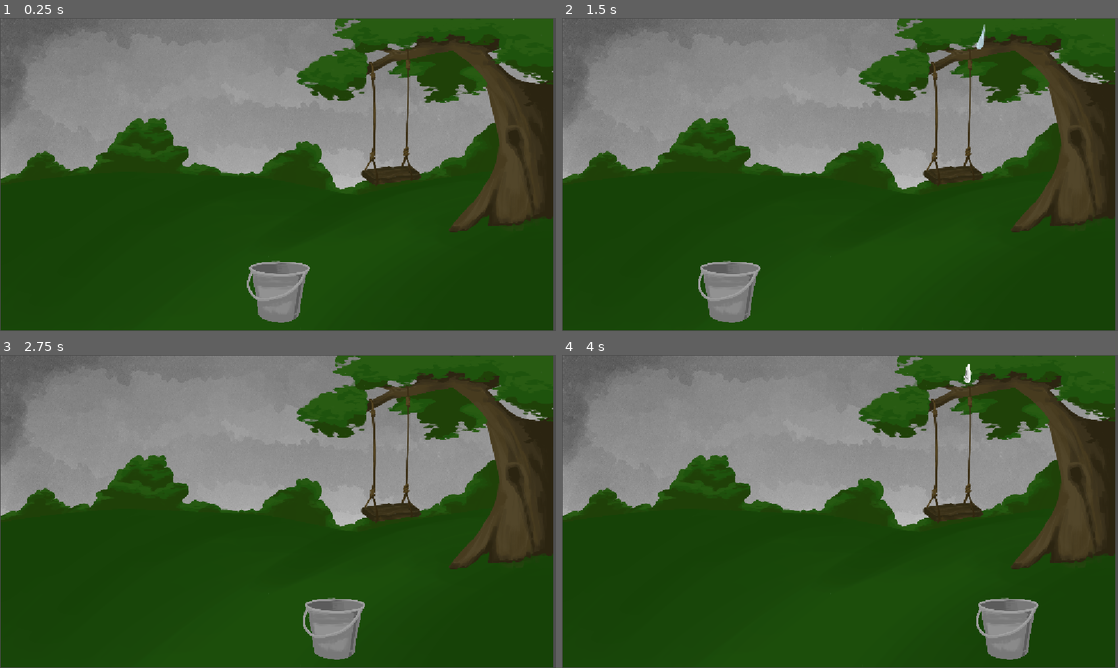
Above: before the commit, frames 1-4 (two rows, left to right).
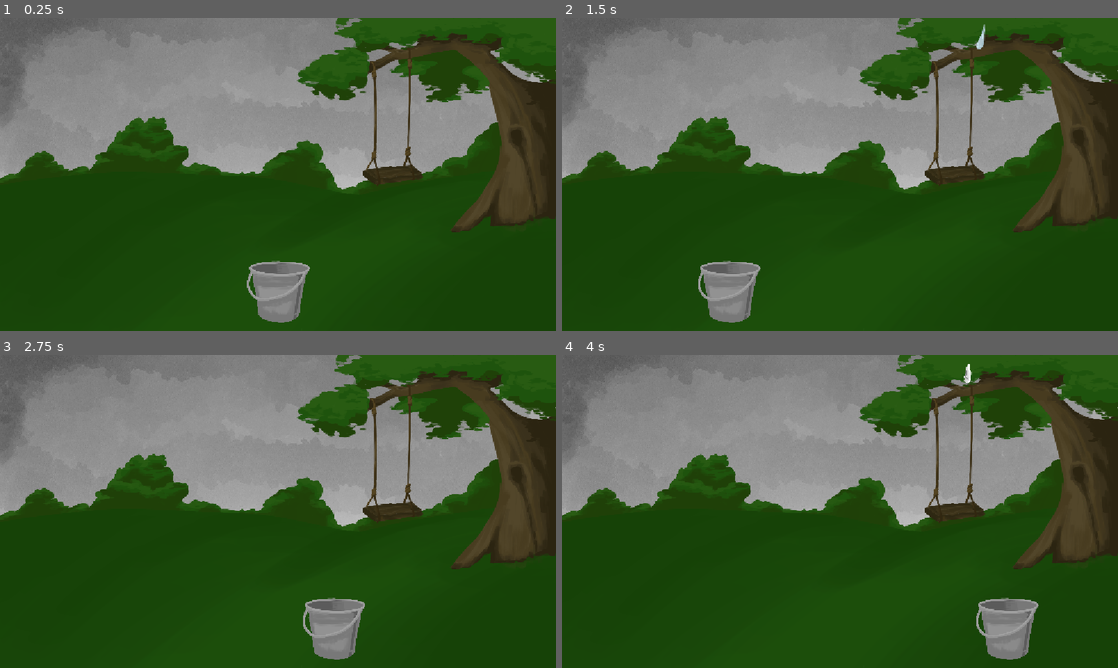
Above: after the commit, the same moments.

Repository: bldng1337/splash
Game: Godot game, scene res://main.tscn
Same seed, same stepped clock (60 frames per second), same inputs: the game is played once before the commit and once after it.
Inputs (mouse positions are in pixels of both pictures, inside the frame that each line leads up to):
- Up to frame 1 (0.25 s): no input
- Up to frame 2 (1.5 s): tap Enter at 0.5 s; move the mouse to (962, 158) at 0.52 s; click (962, 158) at 0.67 s; tap Space at 1.25 s; move the mouse to (728, 190) at 1.27 s; click (728, 190) at 1.42 s
- Up to frame 3 (2.75 s): move the mouse to (333, 442) at 2.02 s; click (333, 442) at 2.17 s
- Up to frame 4 (4 s): move the mouse to (812, 574) at 2.77 s; click (812, 574) at 2.92 s; tap Enter at 3.5 s; move the mouse to (1006, 558) at 3.52 s; click (1006, 558) at 3.67 s

The runs differ from the first frame. In frame 1, 3.1% of the frame differs, in the area x 0-100%, y 0-100%; in frame 2, 3.1%; in frame 3, 3.1%; in frame 4, 3.1%.

Commit message:
Fixed W2L2 background Image

Diff:
--- a/content/W2/L2/main.tscn
+++ b/content/W2/L2/main.tscn
@@ -17,8 +17,8 @@
 [node name="Main" type="Node2D"]
 
 [node name="GwpW2l2" type="Sprite2D" parent="."]
-position = Vector2(574.55554, 324.5)
-scale = Vector2(0.59537035, 0.59537035)
+position = Vector2(576, 324)
+scale = Vector2(0.59999996, 0.59999996)
 texture = ExtResource("1_6f4mk")
 
 [node name="Bucket" parent="." node_paths=PackedStringArray("collection") instance=ExtResource("2_5ak0m")]
